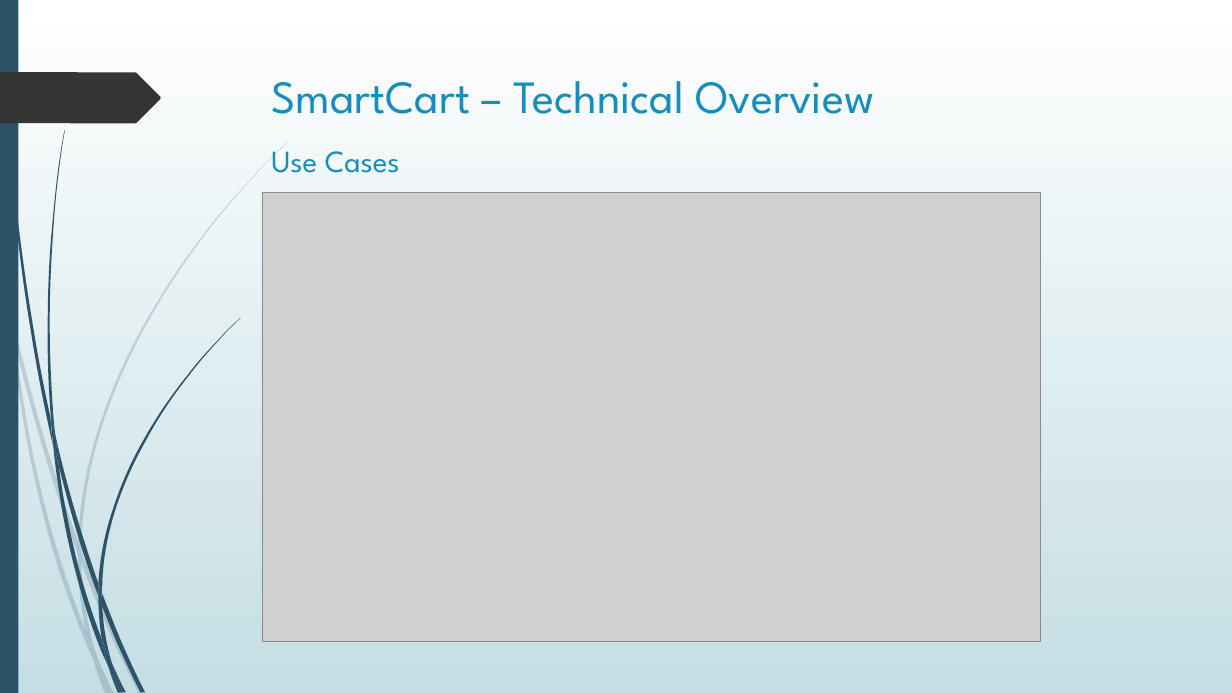
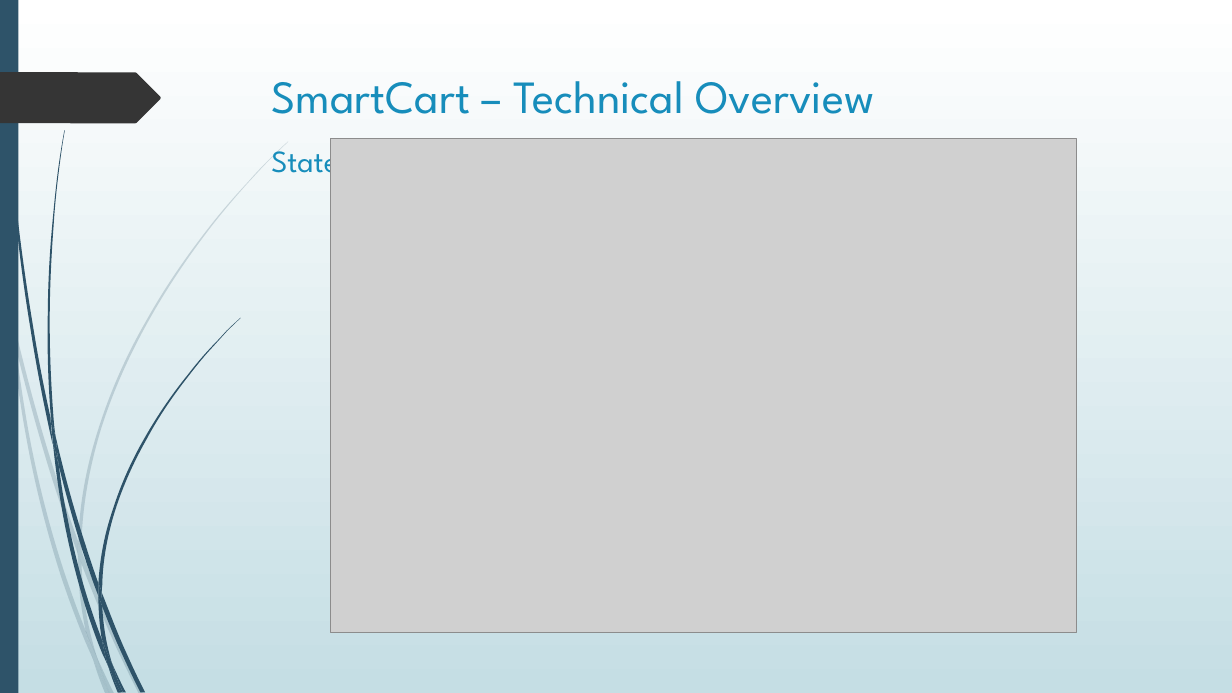
Before and after one commit to Pschkn/TAE_EmbeddedSystems, a slide deck: slide 6 of pm/presentations/SmartCart_Concept.pptx (slide 5 before the commit). Drawn at 1232x693 pixels with LibreOffice and Linux fonts; fonts in the diff are those of the drawing; grey boxes stand for pictures. Boxes give left, top, right and bottom in pixels: in the first picture for what was removed or moved away, otherwise in the second. Text is boxed around its words. In the diff, an @@ line names an element or a change of style, - is before the commit and + after.

```diff
--- a/pm/presentations/SmartCart_Concept.pptx
+++ b/pm/presentations/SmartCart_Concept.pptx
@@ title at [271, 81, 874, 183]: text changed @@
-SmartCart – Technical Overview
-Use Cases
+SmartCart – Technical Overview
+State Machine
@@ picture: place and size @@
-picture at [262, 192, 1041, 641]
+picture at [331, 139, 1077, 632]
```
Also in this commit, not shown: 1 other slide changed, 6 slides added, 1 slide removed, 5 other files.
